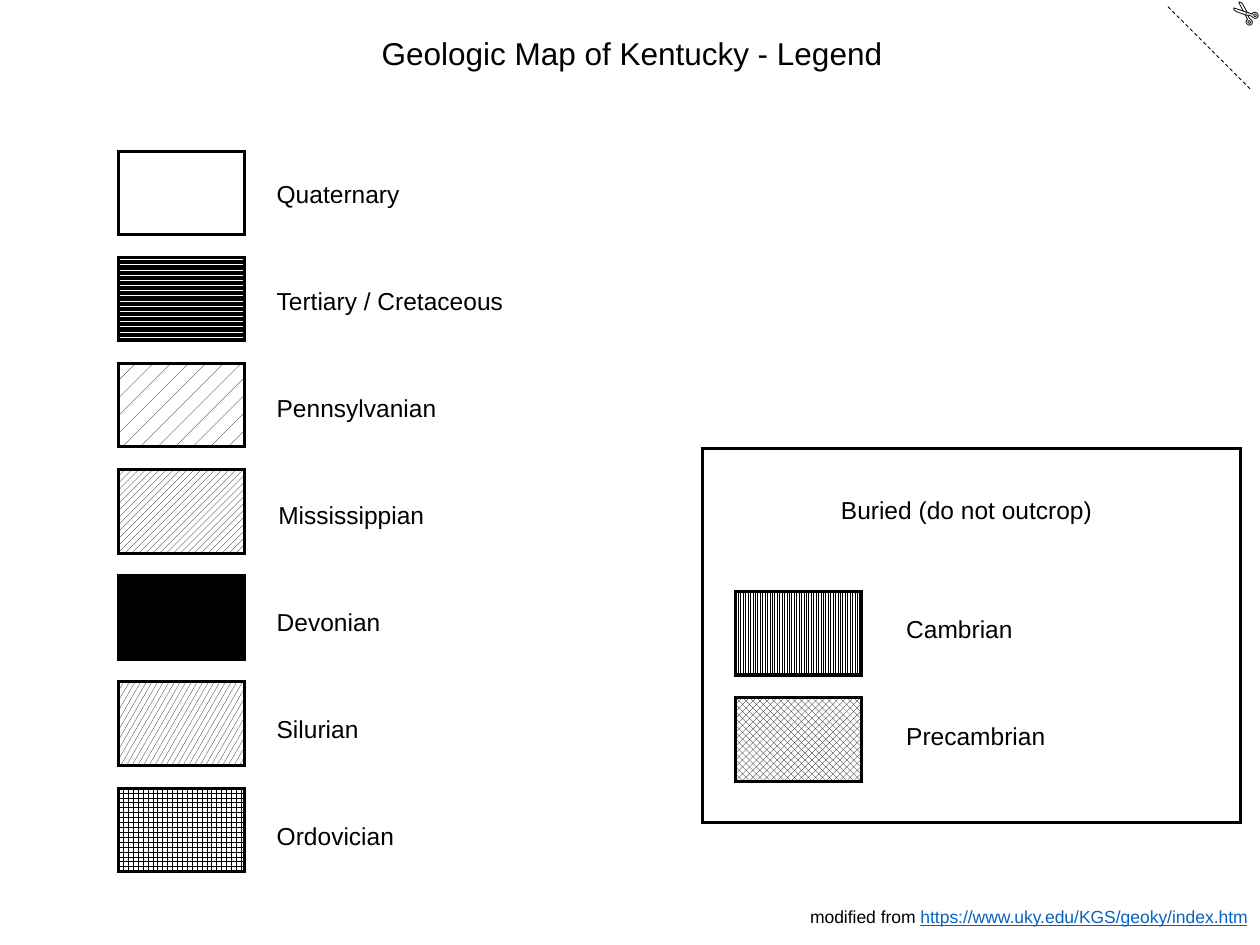
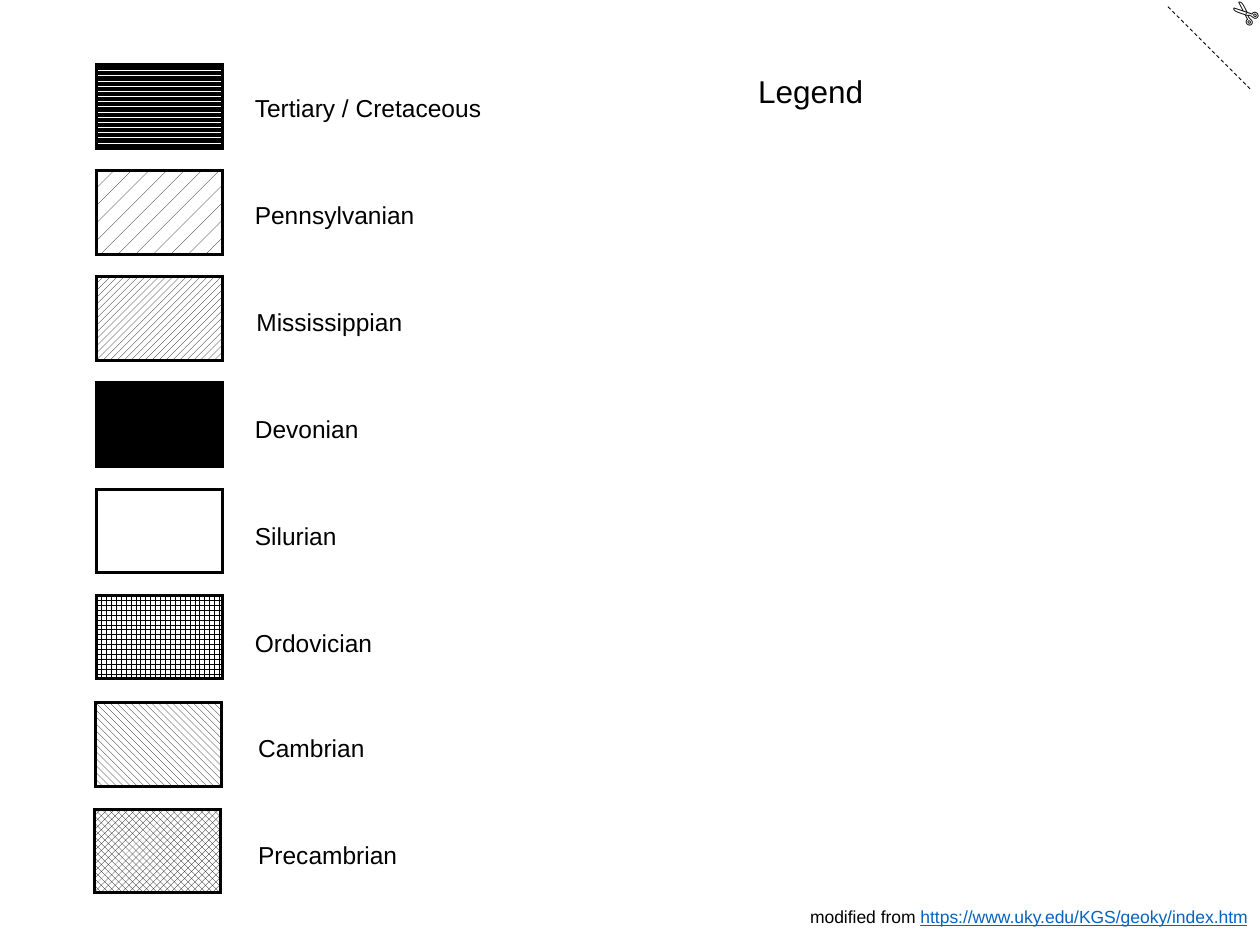
Before and after one commit to the-iagd/geological_tactile_image_repository, a slide deck: slide 2 of assets/tactile_image_files/0080-Kentucky_geologic_cross-section_A-B/0080-Kentucky_geologic_cross-section_A-B.pptx. Drawn at 1260x945 pixels with LibreOffice and Linux fonts; fonts in the diff are those of the drawing. Boxes give left, top, right and bottom in pixels: in the first picture for what was removed or moved away, otherwise in the second. Text is boxed around its words. In the diff, an @@ line names an element or a change of style, - is before the commit and + after.

```diff
--- a/assets/tactile_image_files/0080-Kentucky_geologic_cross-section_A-B/0080-Kentucky_geologic_cross-section_A-B.pptx
+++ b/assets/tactile_image_files/0080-Kentucky_geologic_cross-section_A-B/0080-Kentucky_geologic_cross-section_A-B.pptx
@@ text removed at (382, 42, 882, 71) @@
-Geologic Map of Kentucky - Legend
@@ rectangle added at (97, 64, 223, 147), fill pattern #000000 on #FFFFFF, outline #000000 1.75 pt @@
@@ text added at (758, 80, 863, 109), 18 pt, text #000000 @@
+Legend
@@ rectangle at (97, 171, 223, 255): fill none to pattern #000000 on #FFFFFF @@
@@ text removed at (277, 186, 400, 208) @@
-Quaternary
@@ text "Mississippian": place and size @@
-text "Mississippian" at (278, 506, 424, 529)
+text "Mississippian" at (256, 313, 402, 336)
@@ rectangle at (97, 383, 223, 466): fill pattern #000000 on #FFFFFF to #000000 @@
@@ rectangle removed at (703, 449, 1241, 823) @@
@@ rectangle at (97, 489, 223, 572): fill pattern #000000 on #FFFFFF to #FFFFFF @@
@@ text removed at (841, 501, 1092, 524) @@
-Buried (do not outcrop)
@@ 5 texts: place and size @@
-5 texts at (277, 292, 502, 846)
+5 texts at (255, 99, 481, 653)
@@ rectangle at (97, 595, 223, 678): fill #000000 to pattern #000000 on #FFFFFF @@
@@ rectangle removed at (736, 591, 862, 674) @@
@@ 6 rectangles: place and size @@
-6 rectangles at (118, 151, 244, 765)
+6 rectangles at (96, 171, 223, 786)
@@ rectangle removed at (736, 698, 862, 781) @@
@@ text "Cambrian": place and size @@
-text "Cambrian" at (906, 620, 1012, 639)
+text "Cambrian" at (258, 739, 364, 758)
@@ rectangle: place and size @@
-rectangle at (118, 788, 244, 871)
+rectangle at (94, 809, 220, 892)
@@ text "Precambrian": place and size @@
-text "Precambrian" at (906, 727, 1045, 746)
+text "Precambrian" at (258, 846, 397, 865)
```
Also in this commit, not shown: 3 other slides changed, 1 slide added, 1 slide removed, 11 other files.
